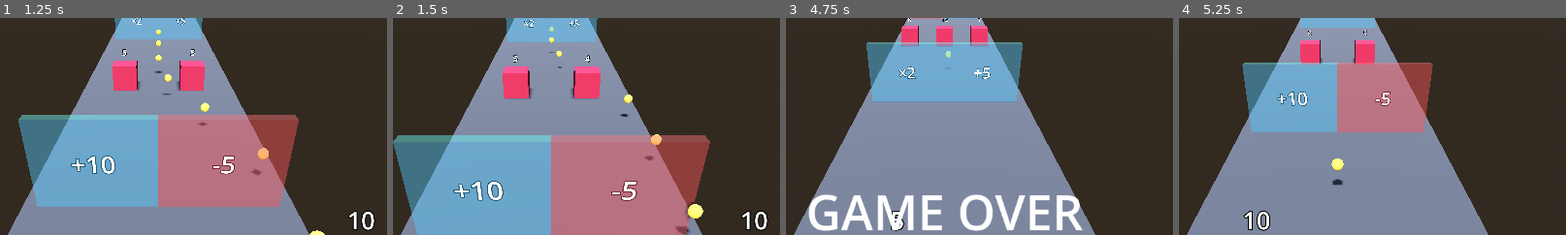
Above: before the commit, frames 1-4 (left to right).
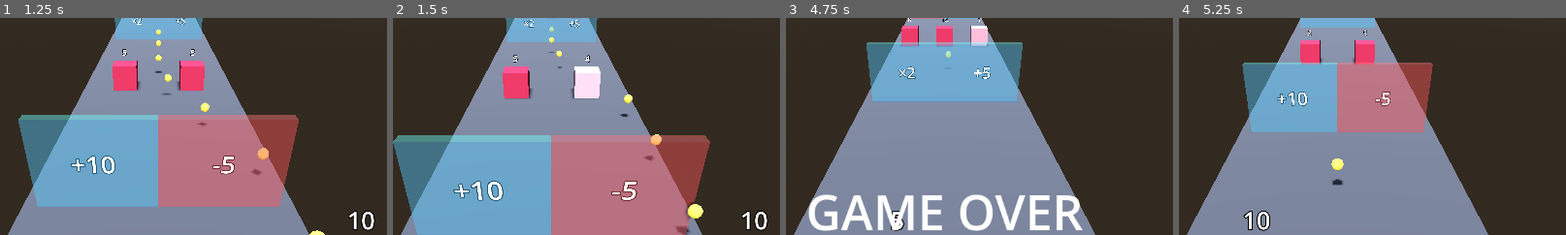
Above: after the commit, the same moments.

Repository: shuhei0916/music-shooter
Game: Godot game, scene res://scenes/main.tscn
Same seed, same stepped clock (60 frames per second), same inputs: the game is played once before the commit and once after it.
Inputs (mouse positions are % of the whole screen's width and height, from its top left):
- Up to frame 1 (1.25 s): tap Enter (ui_accept) at 0.5, 0.77 s; move the mouse to (72, 45) at 0.52 s; hold D (move_right) from 0.53 s (still down); hold Shift from 0.53 s (still down); click (72, 45) at 0.67 s
- Up to frame 2 (1.5 s): release D (move_right) at 1.25 s; release Shift at 1.25 s; drag from (30, 55) to (45, 70) at 1.27 s
- Up to frame 3 (4.75 s): move the mouse to (60, 28) at 2.02 s; hold D (move_right) 2.03-2.75 s; tap Ctrl at 2.1 s; drag from (45, 70) to (20, 35) at 2.77 s; move the mouse to (80, 65) at 3.52 s; hold A (move_left) 3.53-4.25 s; tap Alt at 3.6 s; tap Enter (ui_accept) at 3.77 s; drag from (20, 35) to (35, 25) at 4.27 s
- Up to frame 4 (5.25 s): tap Enter (ui_accept) at 5 s; move the mouse to (55, 50) at 5.02 s; hold A (move_left) from 5.03 s (still down); hold Shift from 5.03 s (still down); click (55, 50) at 5.17 s
The pictures show only the part of the screen within x 30-79%, y 5-55%; the shares and areas given below are measured in that part.

Frame 1 is identical in both runs. In frame 2, 1.0% of the frame differs, in the area x 46-54%, y 22-38%; in frame 3, 0.4%; in frame 4, nothing differs.

Commit message:
feat: 敵に弾が当たると白く光り、すぐに元の色に戻る
Co-Authored-By: Claude Opus 5.5 <noreply@anthropic.com>

Diff:
--- a/scripts/enemy.gd
+++ b/scripts/enemy.gd
@@ -2,24 +2,45 @@
 extends Area3D
 
 @export var start_hp := 3
+@export var flash_duration := 0.12
 
 var health: Health
+var _base_color: Color
+var _flash_left := 0.0
 
 @onready var _hp_label: Label3D = $HpLabel
+@onready var _body: MeshInstance3D = $Body
 
 
 func _ready() -> void:
 	health = Health.new(start_hp)
 	_hp_label.text = str(health.hp)
+	var material: StandardMaterial3D = _body.mesh.material.duplicate()
+	_base_color = material.albedo_color
+	_body.material_override = material
 	area_entered.connect(_on_area_entered)
+
+
+func _process(delta: float) -> void:
+	if _flash_left <= 0.0:
+		return
+	_flash_left = maxf(_flash_left - delta, 0.0)
+	_show_flash()
 
 
 func _on_area_entered(area: Area3D) -> void:
 	if area is Bullet:
 		health.damage(1)
 		area.queue_free()
+		_flash_left = flash_duration
+		_show_flash()
 	elif area is Player:
 		area.health.clash(health)
 	_hp_label.text = str(health.hp)
 	if health.is_dead():
 		queue_free()
+
+
+func _show_flash() -> void:
+	var t := _flash_left / flash_duration
+	_body.material_override.albedo_color = _base_color.lerp(Color.WHITE, t)
--- a/test/scene/test_enemy.gd
+++ b/test/scene/test_enemy.gd
@@ -38,3 +38,21 @@
 	var enemy := _make_enemy(5)
 	enemy.area_entered.emit(add_child_autofree(BulletScene.instantiate()))
 	assert_eq(enemy.get_node("HpLabel").text, "4")
+
+
+func _body_color(enemy: Enemy) -> Color:
+	return enemy.get_node("Body").material_override.albedo_color
+
+
+func test_弾が当たると白く光る():
+	var enemy := _make_enemy(5)
+	enemy.area_entered.emit(add_child_autofree(BulletScene.instantiate()))
+	assert_eq(_body_color(enemy), Color.WHITE)
+
+
+func test_光ったあと時間がたつと元の色に戻る():
+	var enemy := _make_enemy(5)
+	var original := _body_color(enemy)
+	enemy.area_entered.emit(add_child_autofree(BulletScene.instantiate()))
+	simulate(enemy, 3, 0.1)
+	assert_eq(_body_color(enemy), original)
